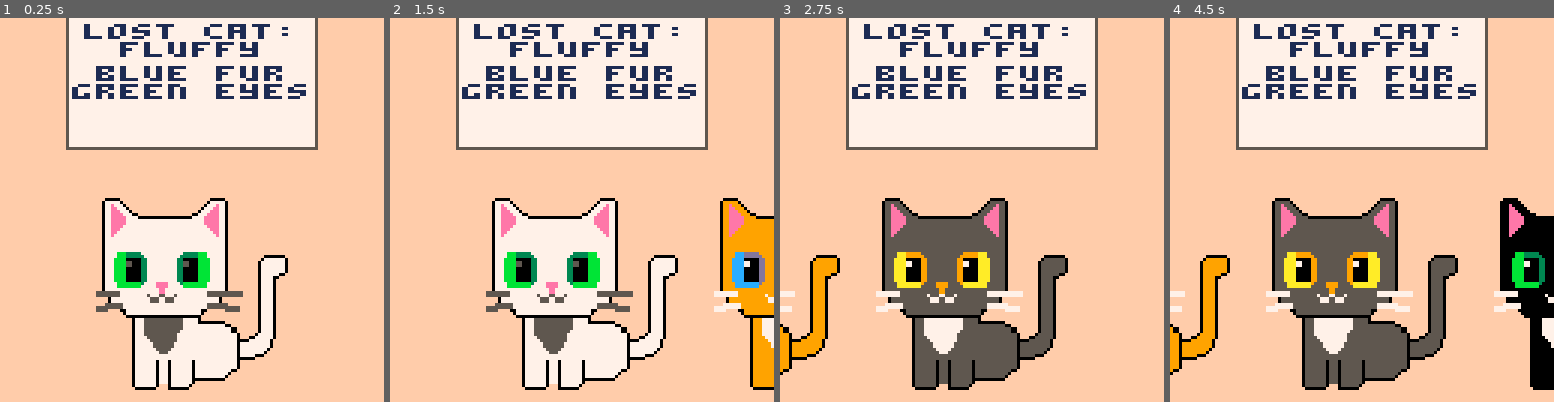
Above: before the commit, frames 1-4 (left to right).
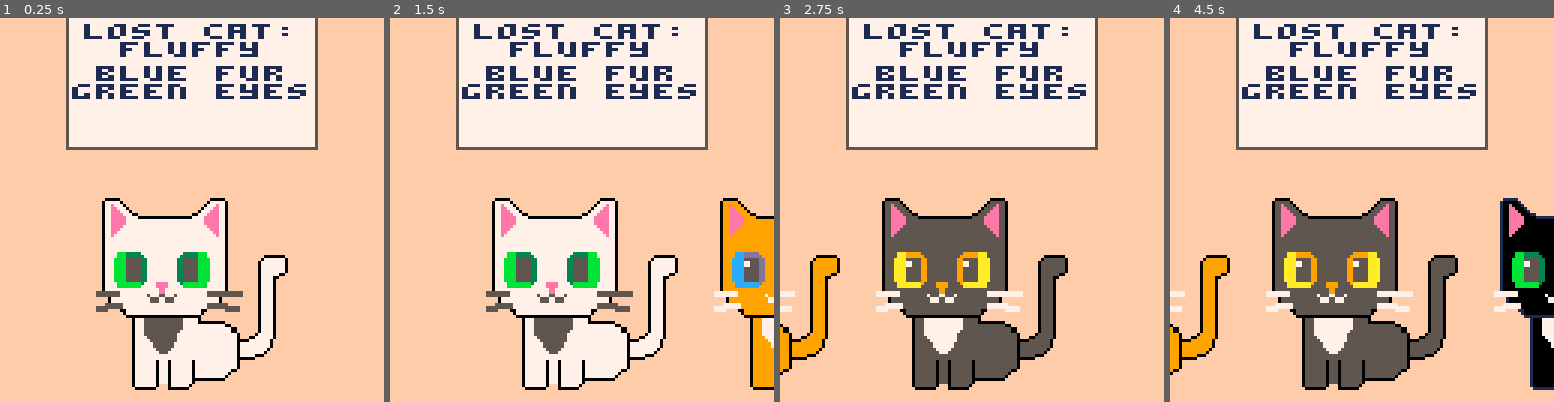
Above: after the commit, the same moments.

Repository: pcal43/pico8-papurrs-please
Game: PICO-8 cartridge pico8-home/carts/lost-cats.p8
Same seed, same stepped clock (60 frames per second), same inputs: the game is played once before the commit and once after it.
Inputs:
- Up to frame 1 (0.25 s): no input
- Up to frame 2 (1.5 s): no input
- Up to frame 3 (2.75 s): hold Right 1.6-2.1 s; hold Right from 2.47 s (still down)
- Up to frame 4 (4.5 s): release Right at 3.03 s; hold Left 3.08-3.58 s; hold Right from 4.02 s (still down)

The runs differ from the first frame. In frame 1, 0.4% of the frame differs, in the area x 32-52%, y 62-69%; in frame 2, 0.7%; in frame 3, 0.4%; in frame 4, 1.2%, in the area x 32-100%, y 46-97%.

Commit message:
checkpoint

Diff:
--- a/pico8-home/carts/lost-cats.p8
+++ b/pico8-home/carts/lost-cats.p8
@@ -44,14 +44,14 @@
 ff011111111111111111111111111111111111111110ffffffffffffffffffff0000000000000000000000000000000000000000000000000000000000000000
 ff01111bbb333331111111111111133333bbb1111110ffffffffffffffffffff0000000000000000000000000000000000000000000000000000000000000000
 ff01111bbb333333111111111111333333bbb1111110ffffffffffff0000000f0000000000000000000000000000000000000000000000000000000000000000
-ff0111bbbb000003311111111113300000bbbb111110fffffffffff0111111100000000000000000000000000000000000000000000000000000000000000000
-ff0111bbbb770003311111111113377000bbbb111110ffffffffff01111111100000000000000000000000000000000000000000000000000000000000000000
-ff0111bbbb770003311111111113377000bbbb111110ffffffffff01111111100000000000000000000000000000000000000000000000000000000000000000
-ff0111bbbb000003311111111113300000bbbb111110ffffffffff01111111100000000000000000000000000000000000000000000000000000000000000000
-ff0111bbbb000003311111111113300000bbbb111110ffffffffff01111111100000000000000000000000000000000000000000000000000000000000000000
-ff0111bbbb000003311111111113300000bbbb111110ffffffffff011111100f0000000000000000000000000000000000000000000000000000000000000000
-ff0111bbbb000003311111111113300000bbbb111110ffffffffff0111100fff0000000000000000000000000000000000000000000000000000000000000000
-ff0111bbbb000003311111111113300000bbbb111110ffffffffff011110ffff0000000000000000000000000000000000000000000000000000000000000000
+ff0111bbbb555553311111111113355555bbbb111110fffffffffff0111111100000000000000000000000000000000000000000000000000000000000000000
+ff0111bbbb775553311111111113377555bbbb111110ffffffffff01111111100000000000000000000000000000000000000000000000000000000000000000
+ff0111bbbb775553311111111113377555bbbb111110ffffffffff01111111100000000000000000000000000000000000000000000000000000000000000000
+ff0111bbbb555553311111111113355555bbbb111110ffffffffff01111111100000000000000000000000000000000000000000000000000000000000000000
+ff0111bbbb555553311111111113355555bbbb111110ffffffffff01111111100000000000000000000000000000000000000000000000000000000000000000
+ff0111bbbb555553311111111113355555bbbb111110ffffffffff011111100f0000000000000000000000000000000000000000000000000000000000000000
+ff0111bbbb555553311111111113355555bbbb111110ffffffffff0111100fff0000000000000000000000000000000000000000000000000000000000000000
+ff0111bbbb555553311111111113355555bbbb111110ffffffffff011110ffff0000000000000000000000000000000000000000000000000000000000000000
 ff01111bbbbbbbb31111999911113bbbbbbbb1111110ffffffffff011110ffff0000000000000000000000000000000000000000000000000000000000000000
 ff01111bbbbbbbb11111999911111bbbbbbbb1111110ffffffffff011110ffff0000000000000000000000000000000000000000000000000000000000000000
 ff011111111111111111199111111111111111111110ffffffffff011110ffff0000000000000000000000000000000000000000000000000000000000000000
--- a/pico8-home/carts/src/Cat.lua
+++ b/pico8-home/carts/src/Cat.lua
@@ -35,7 +35,7 @@
      stripes = 1,
      whiskers = 7,
      nose = 9,
-     outline = 5
+     outline = 1
    },
    BROWN = {
      name = "brown",
@@ -79,9 +79,11 @@
         pal(1, traits[TraitKeys.FUR_COLOR].fur)
         pal(7, traits[TraitKeys.FUR_COLOR].whiskers)
         pal(9, traits[TraitKeys.FUR_COLOR].nose)
+        pal(0, traits[TraitKeys.FUR_COLOR].outline)
 
         pal(3, traits[TraitKeys.EYE_COLOR].inner)
         pal(11, traits[TraitKeys.EYE_COLOR].outer)
+        pal(4, 0) -- pupils are grey to distinguish from outline
 
         spr(self.spriteId, x - 64 / 2, y - 64, 8, 8)
         pal()
